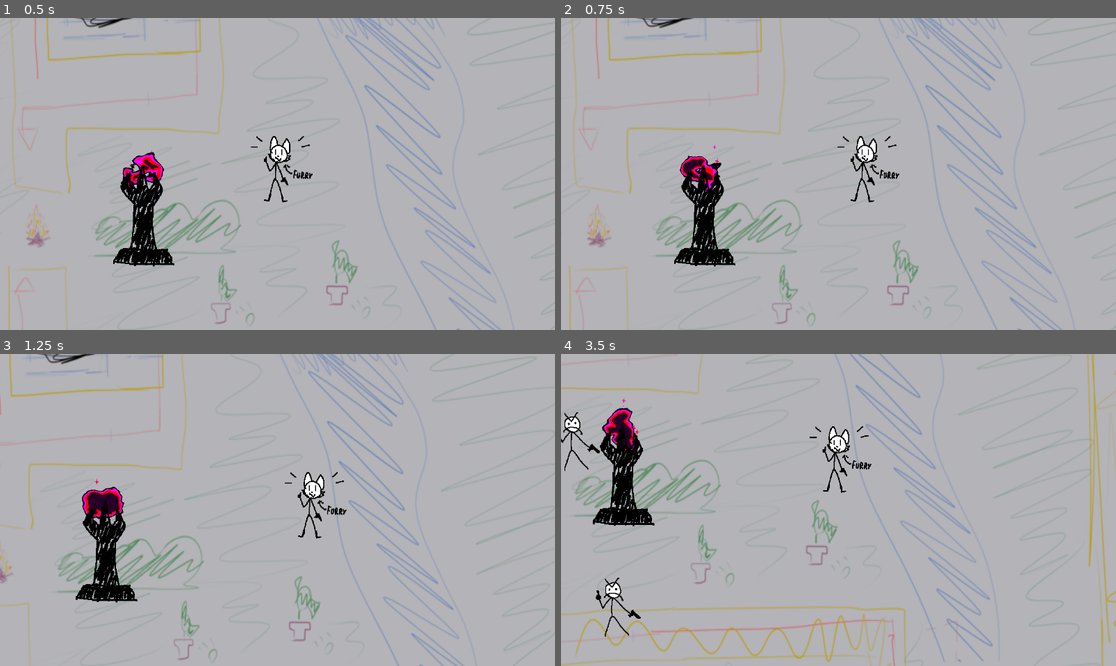
Above: before the commit, frames 1-4 (two rows, left to right).
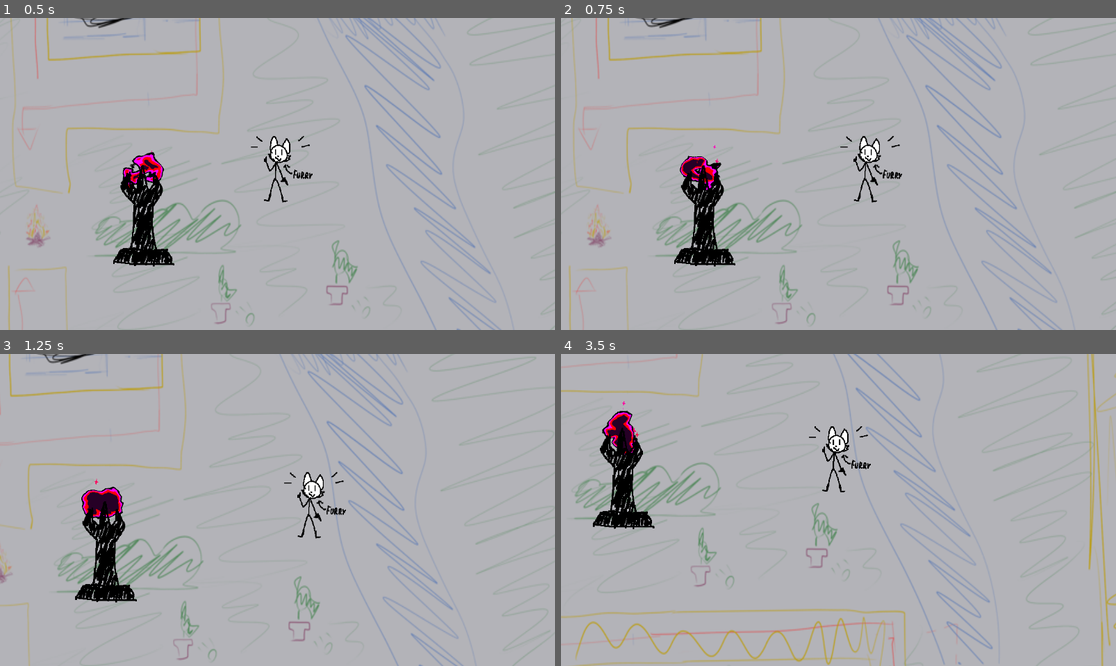
Above: after the commit, the same moments.

Repository: ndvrxd/cultism
Game: Godot game, scene res://scenes/world.tscn
The game is run twice, just before and just after one commit, with the same random seed, the same clock (stepped at 60 frames per second) and the same inputs.
Inputs:
- Up to frame 1 (0.5 s): no input
- Up to frame 2 (0.75 s): hold D (right) from 0.53 s (still down)
- Up to frame 3 (1.25 s): keep holding D (right)
- Up to frame 4 (3.5 s): release D (right) at 1.28 s; hold S (down) 1.28-2.03 s; hold D (right) 2.03-2.78 s; hold W (up) from 2.78 s (still down)

Frame 1 is identical in both runs. In frame 2, 0.8% of the frame differs, in the area x 20-62%, y 37-79%; in frame 3, 1.2%; in frame 4, 9.3%, in the area x 0-100%, y 0-100%.

Commit message:
aggro mechanics first pass

Diff:
--- /dev/null
+++ b/cult-game-version-0.1/objects/controllers/basic_enemy_ai.tscn
@@ -0,0 +1,6 @@
+[gd_scene load_steps=2 format=3 uid="uid://m5cwr1mtoo1p"]
+
+[ext_resource type="Script" path="res://scripts/enemy_ai_basic.gd" id="1_au1y7"]
+
+[node name="BasicEnemyAi" type="Node2D"]
+script = ExtResource("1_au1y7")
--- a/cult-game-version-0.1/objects/enemy.tscn
+++ b/cult-game-version-0.1/objects/enemy.tscn
@@ -6,7 +6,7 @@
 [sub_resource type="CircleShape2D" id="CircleShape2D_34l8v"]
 radius = 19.0
 
-[node name="enemy" type="CharacterBody2D" node_paths=PackedStringArray("navAgent")]
+[node name="enemy" type="CharacterBody2D"]
 y_sort_enabled = true
 disable_mode = 1
 collision_layer = 2
@@ -16,8 +16,7 @@
 wall_min_slide_angle = 0.0
 platform_wall_layers = 15
 script = ExtResource("1_8t12i")
-speed = 200.0
-navAgent = NodePath("NavigationAgent2D")
+team = 2
 
 [node name="sprite" type="Sprite2D" parent="."]
 texture_filter = 1
--- a/cult-game-version-0.1/objects/player.tscn
+++ b/cult-game-version-0.1/objects/player.tscn
@@ -1,7 +1,6 @@
-[gd_scene load_steps=5 format=3 uid="uid://cts6cpmg1ehil"]
+[gd_scene load_steps=4 format=3 uid="uid://cts6cpmg1ehil"]
 
 [ext_resource type="Script" path="res://scripts/player.gd" id="1_5qw1a"]
-[ext_resource type="PackedScene" uid="uid://ci2psjf4f2qtu" path="res://objects/player_controls.tscn" id="2_255xr"]
 [ext_resource type="Texture2D" uid="uid://veo5l360amx3" path="res://art/player ph.png" id="2_ysvs3"]
 
 [sub_resource type="RectangleShape2D" id="RectangleShape2D_nrcso"]
@@ -11,6 +10,7 @@
 y_sort_enabled = true
 texture_filter = 6
 script = ExtResource("1_5qw1a")
+team = 1
 
 [node name="CollisionShape2D" type="CollisionShape2D" parent="."]
 position = Vector2(-0.5, -49.435)
@@ -22,5 +22,3 @@
 position = Vector2(5.5, -71.5)
 scale = Vector2(0.765, 0.765)
 texture = ExtResource("2_ysvs3")
-
-[node name="PlayerControls" parent="." instance=ExtResource("2_255xr")]
--- a/cult-game-version-0.1/scenes/pause.tscn
+++ /dev/null
@@ -1,42 +0,0 @@
-[gd_scene load_steps=2 format=3 uid="uid://cwloc5k8ljxeu"]
-
-[sub_resource type="GDScript" id="GDScript_q57l1"]
-script/source = "extends Control
-
-# Called every frame. 'delta' is the elapsed time since the previous frame.
-func _process(_delta: float) -> void:
-	if Input.is_action_just_pressed(\"esc\"):
-		pause_or_unpause()
-
-
-func pause_or_unpause():
-	if get_tree().paused == true:
-		$\".\".hide()
-		get_tree().paused = false
-	elif get_tree().paused == false:
-		$\".\".show()
-		get_tree().paused = true
-
-"
-
-[node name="pause" type="Control"]
-process_mode = 3
-layout_mode = 3
-anchors_preset = 0
-offset_right = 1152.0
-offset_bottom = 648.0
-script = SubResource("GDScript_q57l1")
-
-[node name="VBoxContainer" type="VBoxContainer" parent="."]
-layout_mode = 0
-offset_left = 523.0
-offset_top = 309.0
-offset_right = 629.0
-offset_bottom = 349.0
-alignment = 1
-
-[node name="Button" type="Button" parent="VBoxContainer"]
-layout_mode = 2
-text = "Unpause"
-
-[connection signal="pressed" from="VBoxContainer/Button" to="." method="pause_or_unpause"]
--- a/cult-game-version-0.1/scenes/world.tscn
+++ b/cult-game-version-0.1/scenes/world.tscn
@@ -1,9 +1,11 @@
-[gd_scene load_steps=15 format=3 uid="uid://c6t867f13wn4u"]
+[gd_scene load_steps=17 format=3 uid="uid://c6t867f13wn4u"]
 
 [ext_resource type="Texture2D" uid="uid://dr1jlcktudyg" path="res://art/playermapxd.png" id="1_br0cv"]
 [ext_resource type="PackedScene" uid="uid://cts6cpmg1ehil" path="res://objects/player.tscn" id="2_hddls"]
 [ext_resource type="PackedScene" uid="uid://ct6dh5rgiuip3" path="res://objects/enemy.tscn" id="3_5gkxb"]
 [ext_resource type="PackedScene" uid="uid://bhatrw3cecxw1" path="res://objects/test_effigy.tscn" id="4_4fgws"]
+[ext_resource type="PackedScene" uid="uid://m5cwr1mtoo1p" path="res://objects/controllers/basic_enemy_ai.tscn" id="4_8i88f"]
+[ext_resource type="PackedScene" uid="uid://ci2psjf4f2qtu" path="res://objects/controllers/player_controls.tscn" id="5_y2jcq"]
 [ext_resource type="PackedScene" uid="uid://dxiibdkgas3eu" path="res://scenes/pause_menu.tscn" id="5_yfg13"]
 
 [sub_resource type="NavigationPolygon" id="NavigationPolygon_ob1or"]
@@ -53,20 +55,32 @@
 [node name="player" parent="Node" instance=ExtResource("2_hddls")]
 position = Vector2(-216, -132)
 
+[node name="PlayerControls" parent="Node/player" instance=ExtResource("5_y2jcq")]
+
 [node name="enemy" parent="Node" instance=ExtResource("3_5gkxb")]
 position = Vector2(1096, -764)
 
+[node name="BasicEnemyAi" parent="Node/enemy" instance=ExtResource("4_8i88f")]
+
 [node name="enemy2" parent="Node" instance=ExtResource("3_5gkxb")]
 position = Vector2(-756, -936)
 
+[node name="BasicEnemyAi" parent="Node/enemy2" instance=ExtResource("4_8i88f")]
+
 [node name="enemy3" parent="Node" instance=ExtResource("3_5gkxb")]
 position = Vector2(-1252, -280)
 
+[node name="BasicEnemyAi" parent="Node/enemy3" instance=ExtResource("4_8i88f")]
+
 [node name="enemy4" parent="Node" instance=ExtResource("3_5gkxb")]
 position = Vector2(-697, 781)
 
+[node name="BasicEnemyAi" parent="Node/enemy4" instance=ExtResource("4_8i88f")]
+
 [node name="enemy5" parent="Node" instance=ExtResource("3_5gkxb")]
 position = Vector2(972, 592)
+
+[node name="BasicEnemyAi" parent="Node/enemy5" instance=ExtResource("4_8i88f")]
 
 [node name="CanvasLayer" type="CanvasLayer" parent="."]
 
--- /dev/null
+++ b/cult-game-version-0.1/scripts/effigy.gd
@@ -0,0 +1,8 @@
+extends Entity
+
+# Called when the node enters the scene tree for the first time.
+func _ready() -> void:
+	super._ready()
+	stat_speed = Stat.fromBase(1);
+	stat_maxHp = Stat.fromBase(5000);
+	stat_aggroNoise = Stat.fromBase(8000)
--- a/cult-game-version-0.1/scripts/enemy.gd
+++ b/cult-game-version-0.1/scripts/enemy.gd
@@ -1,19 +1,6 @@
-extends CharacterBody2D
+extends Entity
 
-@export var speed:float = 150
-@export var accel:float = 7
-var player_pos
-var target_pos
-@onready var player = get_parent().get_node("player")
-
-@export var navAgent:NavigationAgent2D;
-
-func _process(delta: float) -> void:
-	navAgent.target_position = player.global_position;
-	var direction = global_position.direction_to(navAgent.get_next_path_position());
-	#( player.global_position - self.global_position ).normalized()
-
-	velocity.x = move_toward(velocity.x / speed, direction.x, accel * delta) * speed
-	velocity.y = move_toward(velocity.y / speed, direction.y, accel * delta) * speed
-
-	move_and_slide()
+#any special functionality for the enemy can be overridden here
+func _ready():
+	super._ready();
+	stat_speed = Stat.fromBase(200);
--- a/cult-game-version-0.1/scripts/enemy_ai_basic.gd
+++ b/cult-game-version-0.1/scripts/enemy_ai_basic.gd
@@ -1,11 +1,17 @@
-extends Node
+extends EntityController
 
-
-# Called when the node enters the scene tree for the first time.
-func _ready() -> void:
-	pass # Replace with function body.
-
+const aggroCheckMaxTime:float = 1;
+var aggroCheckTimer:float = 0;
 
 # Called every frame. 'delta' is the elapsed time since the previous frame.
-func _process(delta: float) -> void:
-	pass
+func _physics_process(delta: float) -> void:
+	if target != null:
+		nav.target_position = target.global_position;
+		var dir = ent.global_position.direction_to(nav.get_next_path_position());
+		ent.setMoveIntent(dir);
+	else:
+		ent.setMoveIntent(Vector2.ZERO)
+	aggroCheckTimer += delta;
+	if aggroCheckTimer > aggroCheckMaxTime:
+		findNewTarget();
+		aggroCheckTimer = 0;
--- a/cult-game-version-0.1/scripts/generic/Entity.gd
+++ b/cult-game-version-0.1/scripts/generic/Entity.gd
@@ -14,7 +14,7 @@
 @export var stat_speed:Stat = Stat.fromBase(400);
 @export var stat_accel:Stat = Stat.fromBase(8.5);
 # "aggro" stats get used by entity controllers for target selection
-@export var stat_aggroRange:Stat = Stat.fromBase(500);
+@export var stat_aggroRange:Stat = Stat.fromBase(1000);
 @export var stat_aggroNoise:Stat = Stat.fromBase(0);
 
 @export var health:float = stat_maxHp.val;
--- a/cult-game-version-0.1/scripts/generic/EntityController.gd
+++ b/cult-game-version-0.1/scripts/generic/EntityController.gd
@@ -4,18 +4,24 @@
 @onready var ent:Entity = get_parent();
 var target:Entity = null;
 
-func ready():
+func _ready():
 	nav = NavigationAgent2D.new();
-	ent.add_child(nav)
+	ent.add_child.call_deferred(nav)
 
-func findNewTarget(friendlyfire=false):
+func findNewTarget(friendlyfire=false) -> void:
 	## stock aggro mechanics for all enemies
 	## don't call every frame
 	# maybe don't do this every time, maybe just cache valid targets
 	target = null;
 	var closest = INF;
-	for i:Entity in get_tree().get_nodes_in_group("entity"):
-		nav.target_position = i.global_position;
-		if i.team != ent.team or friendlyfire:
-			if nav.is_target_reachable() and nav.distance_to_target() < closest:
-				target = i;
+	var ents = get_tree().get_nodes_in_group("entity")
+	for i in ents:
+		if not i is Entity: continue
+		var e = i as Entity
+		nav.target_position = e.global_position;
+		if e.team != ent.team or friendlyfire:
+			var dist:float = nav.distance_to_target()
+			if nav.is_target_reachable() and dist < closest:
+				if dist < (ent.stat_aggroRange.val + e.stat_aggroNoise.val):
+					target = e;
+					closest = dist;
--- a/cult-game-version-0.1/scripts/player.gd
+++ b/cult-game-version-0.1/scripts/player.gd
@@ -1,3 +1,3 @@
 extends Entity
 
-#anything special to the player can be overridden here
+#any special functionality for the player character can be defined here
--- a/cult-game-version-0.1/scripts/player_controls.gd
+++ b/cult-game-version-0.1/scripts/player_controls.gd
@@ -2,14 +2,6 @@
 
 var direction:Vector2
 
-# Called when the node enters the scene tree for the first time.
-func _ready() -> void:
-	pass # Replace with function body.
-
-# Called every frame. 'delta' is the elapsed time since the previous frame.
-func _process(delta: float) -> void:
+func _physics_process(delta: float) -> void:
 	direction = Input.get_vector("left", "right", "up", "down");
-
-func _physics_process(delta: float) -> void:
-	# every physics tick, or however often we want to stream movement changes
 	ent.setMoveIntent(direction)
Not shown: 1 places in cult-game-version-0.1/objects/controllers/player_controls.tscn that only renumber resources
Renamed: cult-game-version-0.1/scripts/enemy_o.gd -> cult-game-version-0.1/scripts/old/enemy_o.gd
Renamed: cult-game-version-0.1/scripts/player_o.gd -> cult-game-version-0.1/scripts/old/player_o.gd
